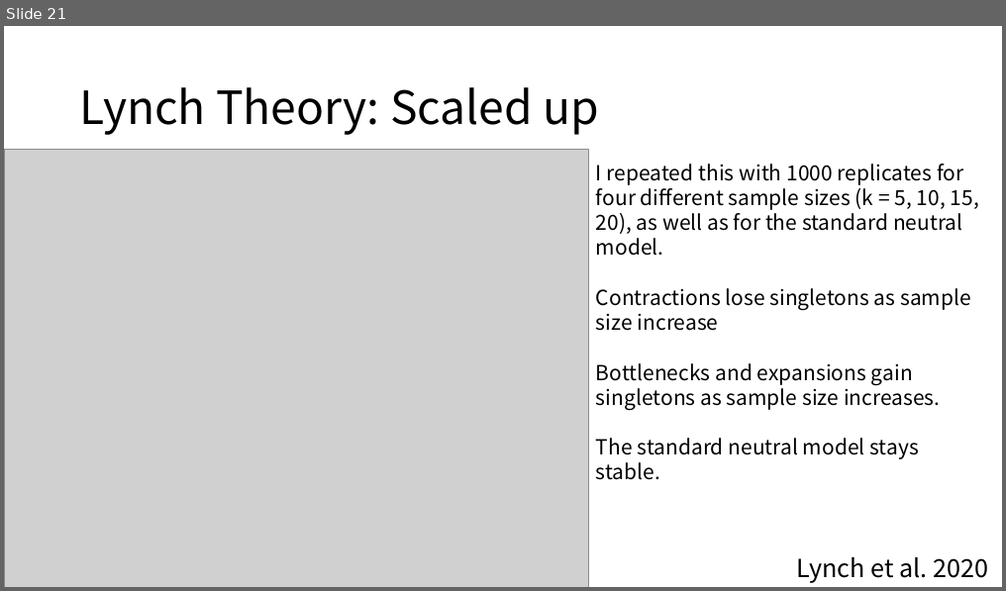
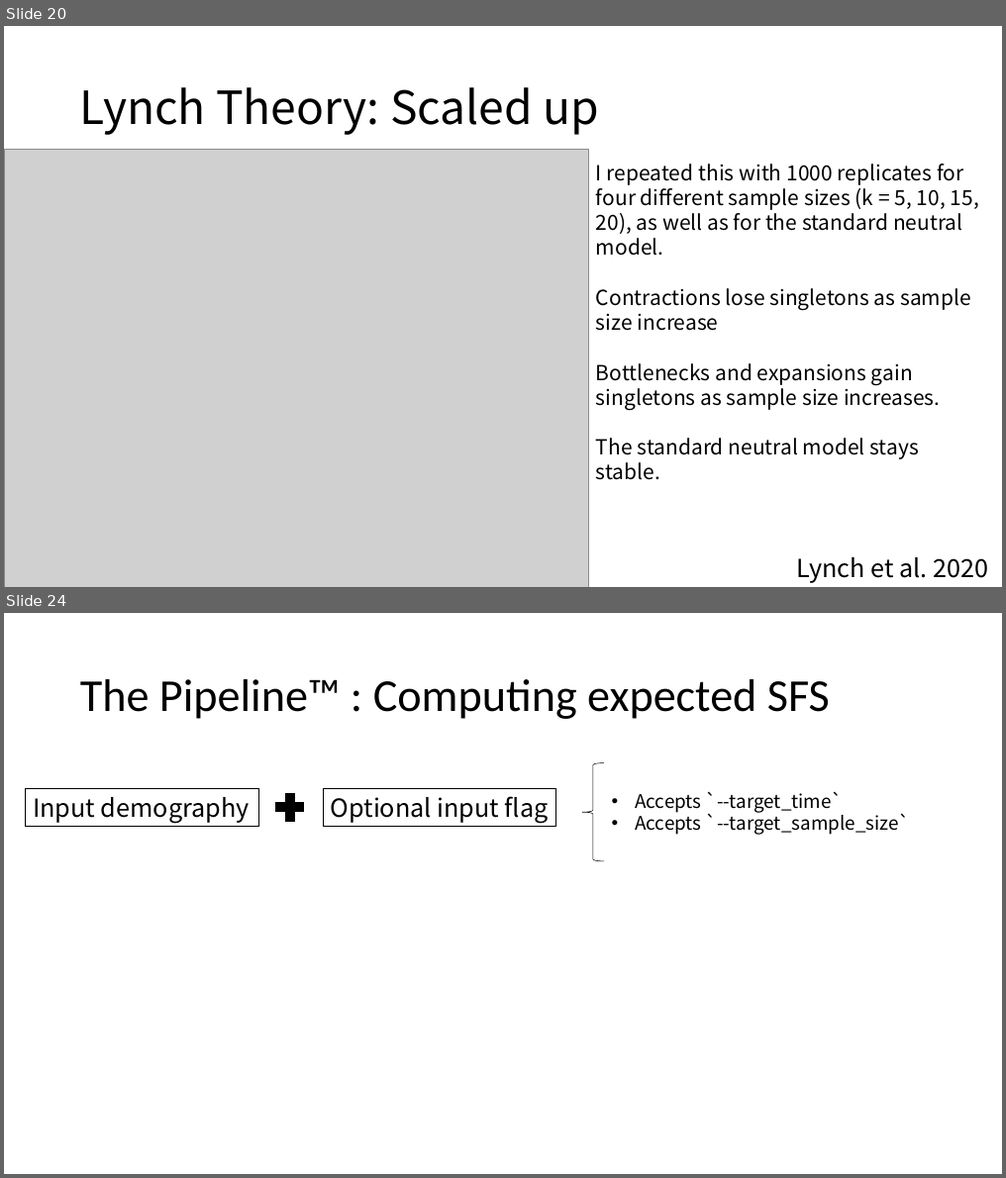
Before and after one commit to jon-mah/sample_size_demography, a slide deck: Summary/20250626_lab_meeting.pptx. Shown one above the other, each under a label of ours: slide 21 before the commit, slides 20 and 24 after it; the slides between them are not shown. The pictures are 1006x591 and 1006x1178 pixels, drawn with LibreOffice and Linux fonts; fonts in the diff are those of the drawing; grey boxes stand for pictures. Boxes give left, top, right and bottom in pixels: in the first picture for what was removed or moved away, otherwise in the second. Text is boxed around its words. In the diff, an @@ line names an element or a change of style, - is before the commit and + after.

```diff
--- a/Summary/20250626_lab_meeting.pptx
+++ b/Summary/20250626_lab_meeting.pptx
@@ slide 24 added at bbox=[4, 613, 1002, 1174], background #FFFFFF @@
@@ title added at bbox=[80, 679, 830, 719], 44 pt, text #000000 @@
+The Pipeline™ : Computing expected SFS
@@ rectangle added at bbox=[26, 788, 259, 826], outline #000000 0.75 pt, 24 pt, text #000000 @@
+Input demography
@@ plus sign added at bbox=[271, 788, 309, 826], fill #000000, outline #000000 1 pt @@
@@ rectangle added at bbox=[323, 788, 556, 826], outline #000000 0.75 pt, 24 pt, text #000000 @@
+Optional input flag
@@ left brace added at bbox=[582, 763, 604, 861], outline #000000 0.5 pt @@
@@ text added at bbox=[635, 792, 911, 835], 18 pt, text #000000 @@
+• Accepts `--target_time`
+• Accepts `--target_sample_size`
@@ what was slide 21 is now slide 20 @@
```
Also in this commit, not shown: 5 slides changed, 35 other slides added, 2 slides removed, 5 other files.
